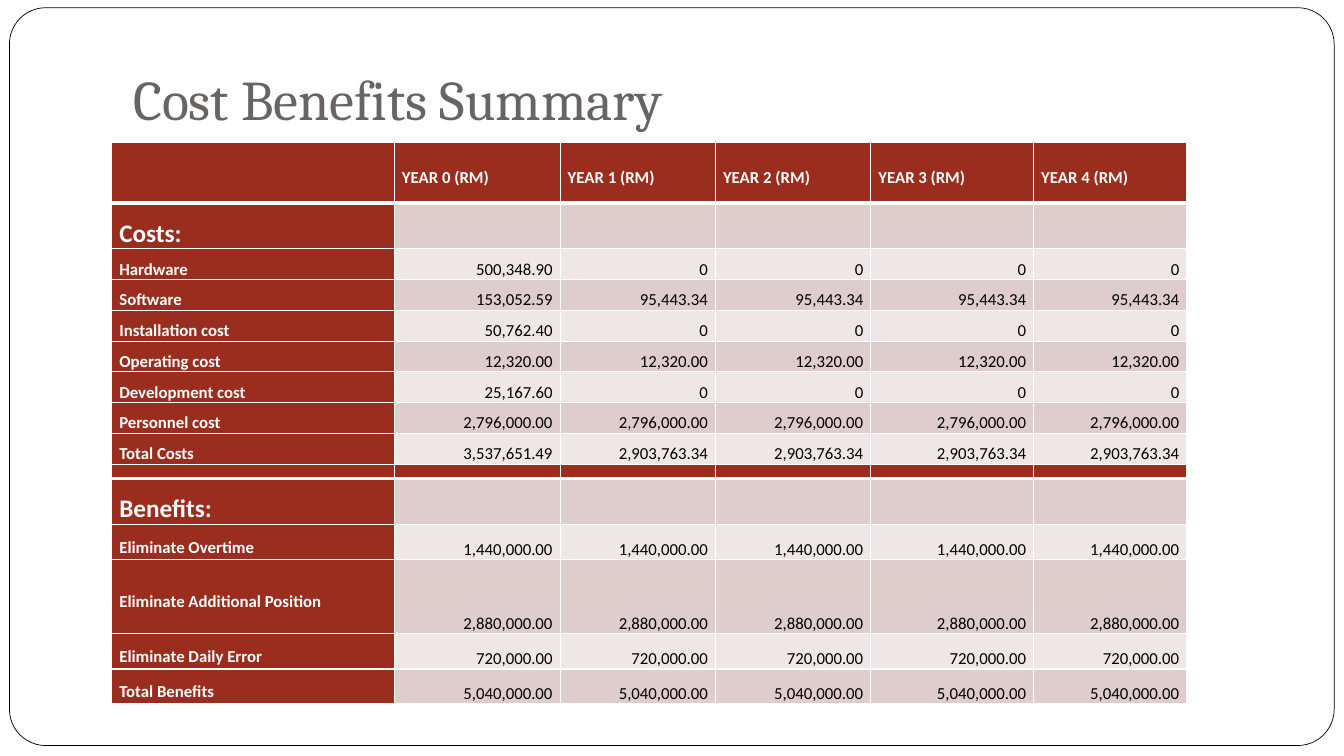
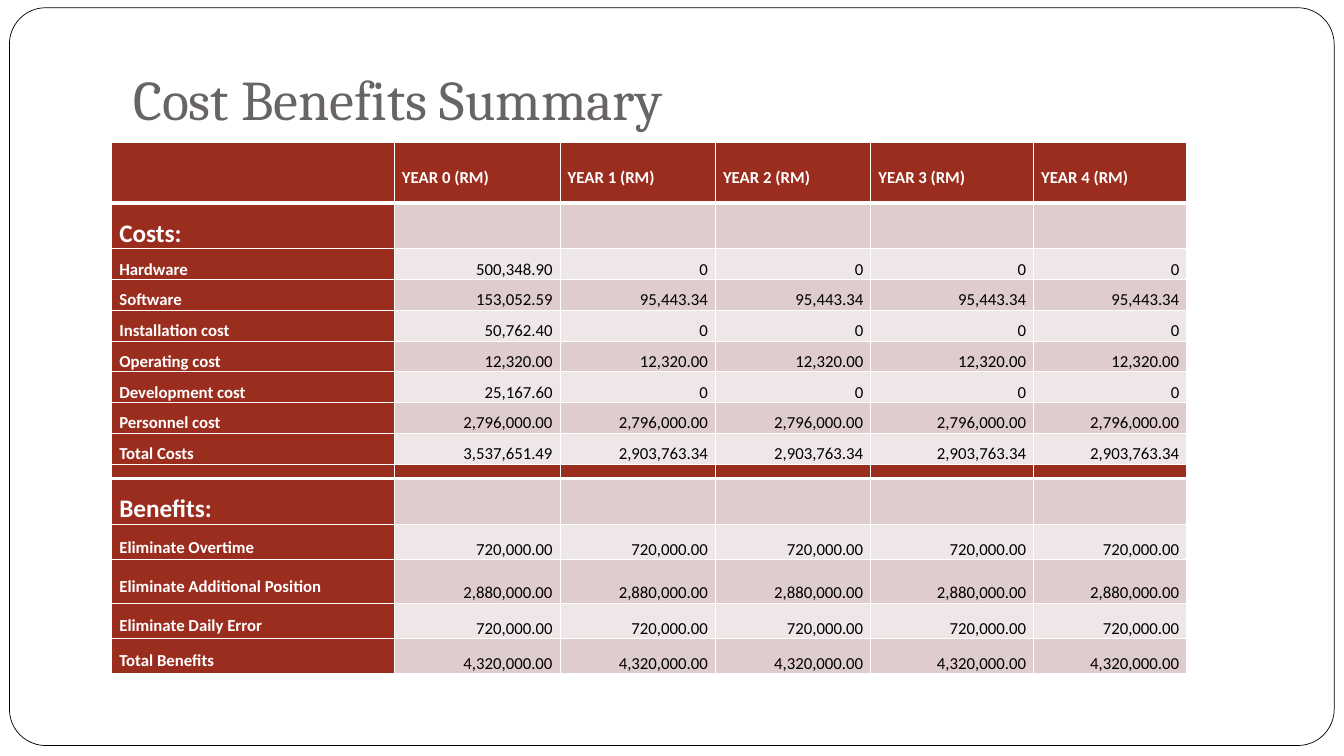
Before and after one commit to jyu1129/Library-System-IS-assignment, a slide deck: slide 5 of Final presentation/CaseStudy Final Presentation.pptx. Drawn at 1344x756 pixels with LibreOffice and Linux fonts; fonts in the diff are those of the drawing; background and template pictures are left out. Boxes give left, top, right and bottom in pixels: in the first picture for what was removed or moved away, otherwise in the second. Text is boxed around its words. In the diff, an @@ line names an element or a change of style, - is before the commit and + after.

```diff
--- a/Final presentation/CaseStudy Final Presentation.pptx
+++ b/Final presentation/CaseStudy Final Presentation.pptx
@@ table at bbox=[112, 460, 1186, 675] @@
-row 3: Eliminate Overtime | 1,440,000.00 | 1,440,000.00 | 1,440,000.00 | 1,440,000.00 | 1,440,000.00
+row 3: Eliminate Overtime | 720,000.00 | 720,000.00 | 720,000.00 | 720,000.00 | 720,000.00
-row 6: Total Benefits | 5,040,000.00 | 5,040,000.00 | 5,040,000.00 | 5,040,000.00 | 5,040,000.00
+row 6: Total Benefits | 4,320,000.00 | 4,320,000.00 | 4,320,000.00 | 4,320,000.00 | 4,320,000.00
```
Also in this commit, not shown: 1 other slide changed.
